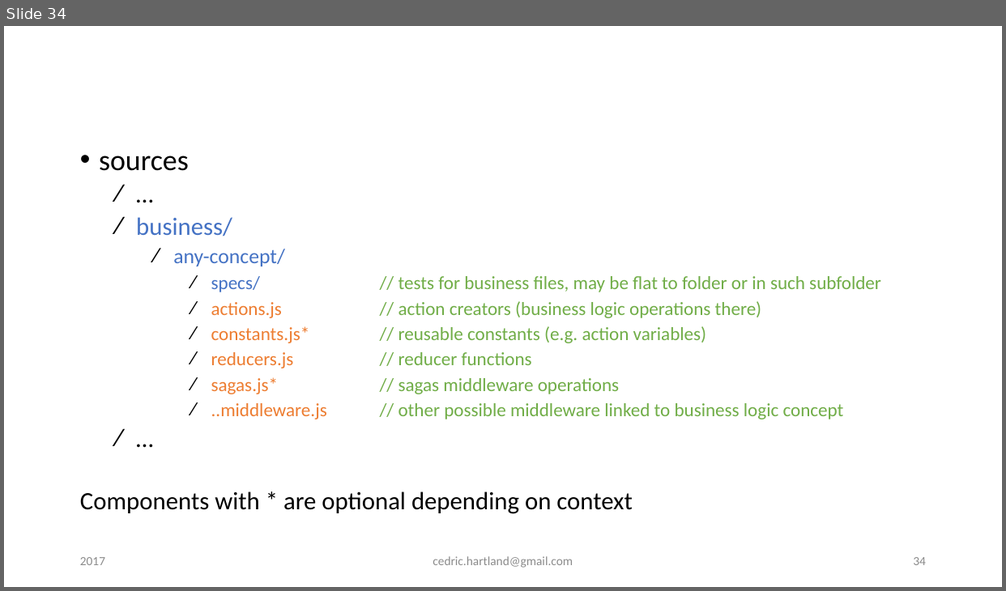
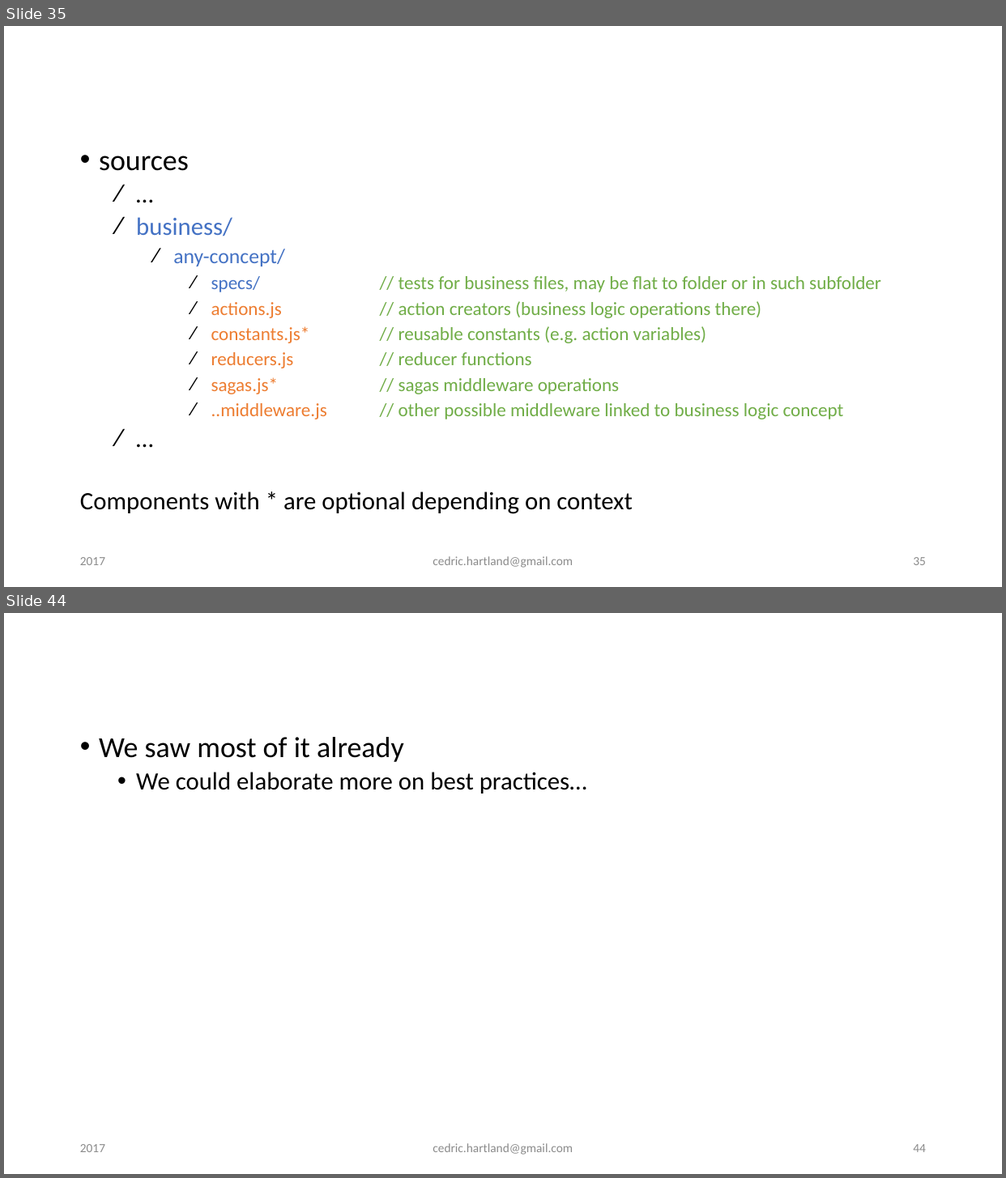
Before and after one commit to gigacool/react-redux-presentation, a slide deck: docs/React & Redux.pptx. Shown one above the other, each under a label of ours: slide 34 before the commit, slides 35 and 44 after it; the slides between them are not shown. The pictures are 1006x591 and 1006x1178 pixels, drawn with LibreOffice and Linux fonts; fonts in the diff are those of the drawing; background and template pictures are left out. Boxes give left, top, right and bottom in pixels: in the first picture for what was removed or moved away, otherwise in the second. Text is boxed around its words. In the diff, an @@ line names an element or a change of style, - is before the commit and + after.

```diff
--- a/docs/React & Redux.pptx
+++ b/docs/React & Redux.pptx
@@ slide 44 added at [4, 613, 1002, 1174], background #FFFFFF @@
@@ title added at [73, 643, 934, 713], 36 pt, text #FFFFFF @@
+React
@@ text added at [99, 737, 587, 794], 24 pt, text #000000 @@
+• We saw most of it already
+  • We could elaborate more on best practices…
@@ text added at [80, 1144, 105, 1152], 12 pt, text #8C8C8C @@
+2017
@@ text added at [432, 1144, 573, 1155], 12 pt, text #8C8C8C @@
+cedric.hartland@gmail.com
@@ page number added at [913, 1144, 926, 1152], 12 pt, text #8C8C8C @@
+44
@@ what was slide 34 is now slide 35 @@
@@ page number at [913, 557, 926, 565]: text changed @@
-34
+35
```
Also in this commit, not shown: 6 slides changed, 11 other slides added, 5 other files.
